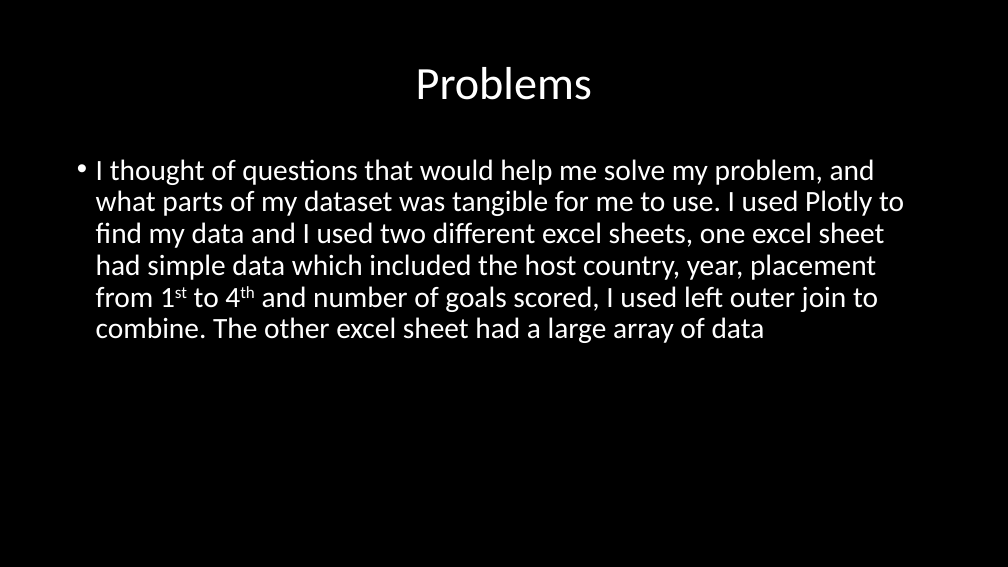
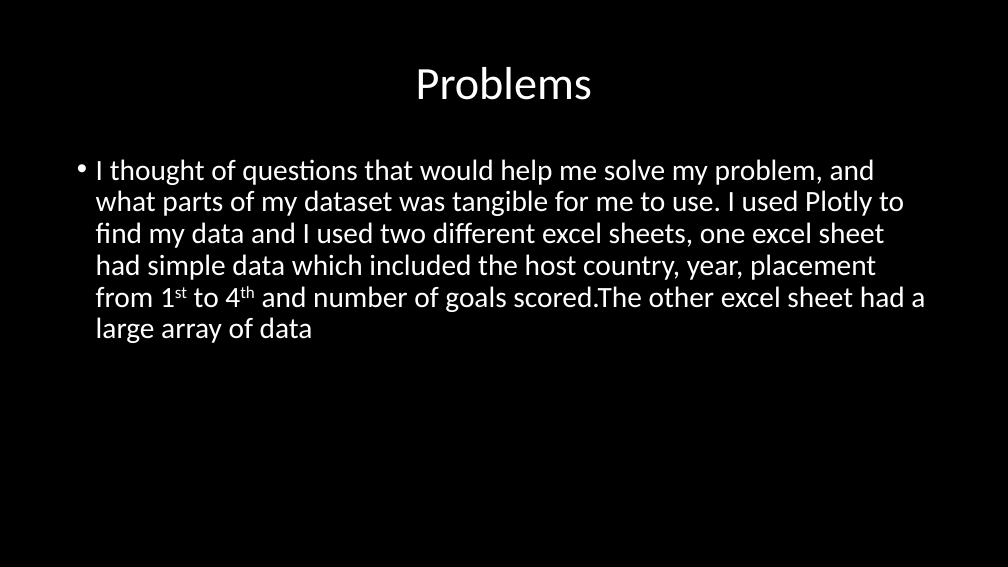
Before and after one commit to CasperOngAnte/Info-450, a slide deck: slide 3 of ProjectInfo450.pptx. Drawn at 1008x567 pixels with LibreOffice and Linux fonts; fonts in the diff are those of the drawing. Boxes give left, top, right and bottom in pixels: in the first picture for what was removed or moved away, otherwise in the second. Text is boxed around its words. In the diff, an @@ line names an element or a change of style, - is before the commit and + after.

```diff
--- a/ProjectInfo450.pptx
+++ b/ProjectInfo450.pptx
@@ text at <box>96,159,925,343</box>: text changed @@
-• I thought of questions that would help me solve my problem, and what parts of my dataset was tangible for me to use. I used Plotly to find my data and I used two different excel sheets, one excel sheet had simple data which included the host country, year, placement from 1st to 4th and number of goals scored, I used left outer join to combine. The other excel sheet had a large array of data
+• I thought of questions that would help me solve my problem, and what parts of my dataset was tangible for me to use. I used Plotly to find my data and I used two different excel sheets, one excel sheet had simple data which included the host country, year, placement from 1st to 4th and number of goals scored.The other excel sheet had a large array of data
```
Also in this commit, not shown: 1 other slide changed, 1 slide added, 1 slide removed.
